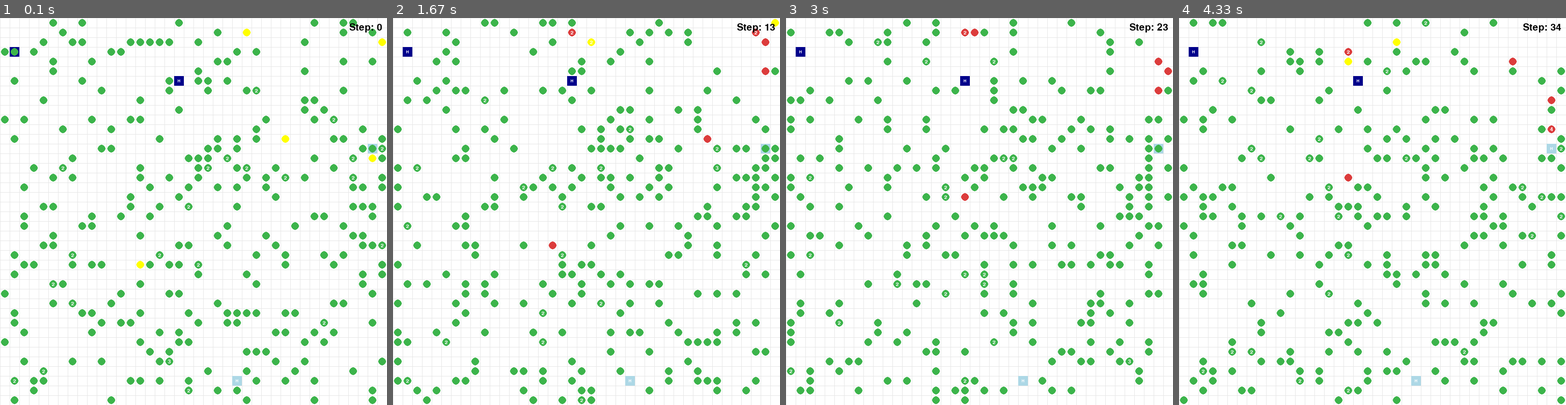
Above: before the commit, frames 1-4 (left to right).
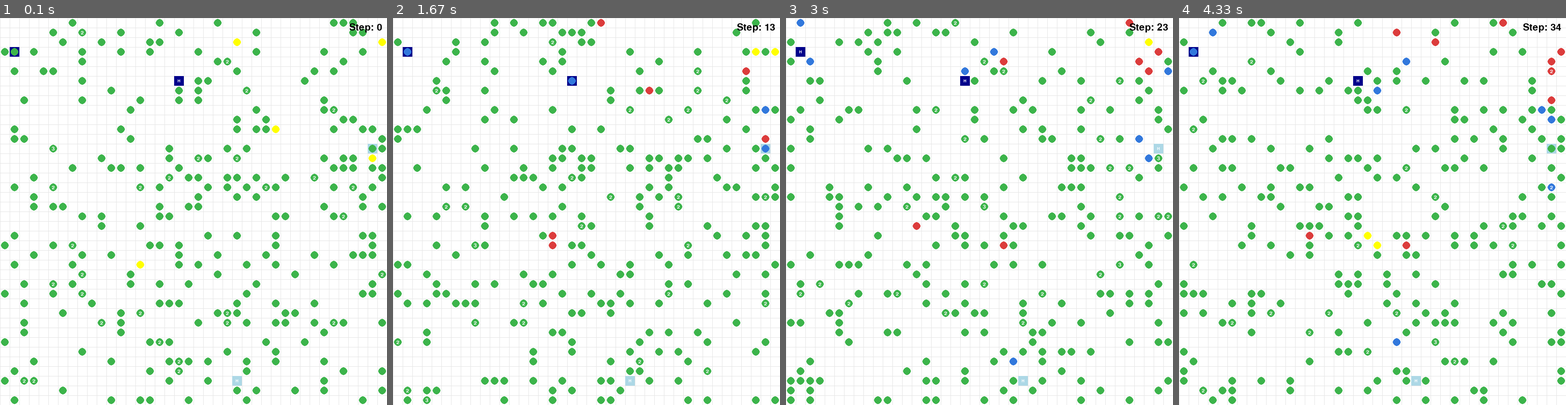
Above: after the commit, the same moments.

Repository: shaan101patel/Pandemic-Flu-Spread-Simulation
Game: pygame game, started from src/main.py
The game is run twice, just before and just after one commit, with the same random seed, the same clock (stepped at 60 frames per second) and the same inputs.
Inputs:
- Up to frame 1 (0.1 s): no input
- Up to frame 2 (1.67 s): no input
- Up to frame 3 (3 s): no input
- Up to frame 4 (4.33 s): no input

The runs differ from the first frame. In frame 1, 12% of the frame differs, in the area x 0-100%, y 0-100%; in frame 2, 13%; in frame 3, 13%; in frame 4, 14%.

Commit message:
Added vaccination & immunity mechanics

Diff:
--- a/src/main.py
+++ b/src/main.py
@@ -75,10 +75,14 @@
         for i in range(10):
             should_continue = step_fn()
             if should_continue is False:
-                print(f"Simulation ended early at step {i}: All agents are either healthy or infected.")
+                print(f"Simulation ended early at step {i}: All agents are healthy, immune, or infected.")
                 break
         print("Final Grid State (headless run):")
         print(map)
+
+        # Print stats
+        immune_count = sum(1 for a in agents if a.health == "immune")
+        print(f"Total Immune Agents: {immune_count}")
 
     pass
 
--- a/src/models/agent.py
+++ b/src/models/agent.py
@@ -11,10 +11,11 @@
         self.health = health
         self.mask = mask
         self.days_infected = 0
+        self.vaccine_doses = 0
 
 
     def get_info(self) -> str:
-        return f"Agent ID: {self.id}, Name: {self.name}, Age: {self.age}, Location: {self.location}, Health: {self.health}"
+        return f"Agent ID: {self.id}, Name: {self.name}, Age: {self.age}, Location: {self.location}, Health: {self.health}, Doses: {self.vaccine_doses}"
 
     def move(self, new_location: tuple):
         self.location = new_location
--- a/src/models/hospital.py
+++ b/src/models/hospital.py
@@ -20,6 +20,9 @@
         else:
             return False
 
+    def has_vaccines(self) -> bool:
+        return self.active and self.vaccine_capacity > 0
+
     def update_occupancy(self, count: int):
         self.current_patients = count
         if self.current_patients > self.bed_capacity:
--- a/src/simulation/engine.py
+++ b/src/simulation/engine.py
@@ -102,38 +102,11 @@
     if not living_agents:
         return True
 
-    all_healthy = all(ag.health == "healthy" for ag in living_agents)
+    all_healthy_or_immune = all(ag.health in ["healthy", "immune"] for ag in living_agents)
     all_infected = all(ag.health in ["infected", "infectious"] for ag in living_agents)
-    return all_healthy or all_infected
-
-
-
-
-
-
-
-
-
-# Main simulation step:
-
-def step(agents, hospitals, grid, StateSpace):
-    # Moves each agent one step to a random neighboring cell (including staying put),
-    # then rebuilds the grid occupancy accordingly.
-
-    active_hospitals = [h for h in hospitals if h.active]
-
-    for ag in agents:
-        if ag.health == "dead":
-            continue
-
-        # given that symptoms often appearing around 5-6 days after exposure. and a chance of infected constanlty chaning minds about 50% of the time:
-        if ag.healthStatus() != "healthy" and active_hospitals and ag.days_infected >= 6 and np.random.rand() < 0.5:
-            findHosp(active_hospitals, ag, StateSpace)
-        else:
-            randomWalk(ag, StateSpace)
-
-    # --- Disease Transmission Logic ---
-    # Group agents by location
+    return all_healthy_or_immune or all_infected
+
+def group_agents_by_location(agents):
     location_agents = {}
     for ag in agents:
         if ag.health == "dead":
@@ -142,21 +115,33 @@
         if loc not in location_agents:
             location_agents[loc] = []
         location_agents[loc].append(ag)
-
+    return location_agents
+
+def process_disease_transmission(location_agents):
     # Check transmission within each cell
     for loc, cell_agents in location_agents.items():
         # Check if there is at least one sick person (infected or infectious)
         if any(a.health in ["infected", "infectious"] for a in cell_agents):
             for a in cell_agents:
                 if a.health == "healthy":
-                    # Sample from normal distribution based on age
-                    mean, sd = get_age_based_params(a.age)
-                    val = np.random.normal(mean, sd)
-                    if val > 0:
-                        a.updateHealth("infected")
-                        a.days_infected = 0
-
-    # --- Disease Progression Logic ---
+                    # Check immunity based on doses
+                    infection_risk_multiplier = 1.0
+                    if a.vaccine_doses == 1:
+                        infection_risk_multiplier = 0.3 # 70% immunity
+                    elif a.vaccine_doses >= 2:
+                        infection_risk_multiplier = 0.0 # 100% immunity
+
+                    if infection_risk_multiplier > 0:
+                        # Sample from normal distribution based on age
+                        mean, sd = get_age_based_params(a.age)
+                        val = np.random.normal(mean, sd)
+                        if val > 0:
+                            # Apply immunity reduction
+                            if np.random.rand() < infection_risk_multiplier:
+                                a.updateHealth("infected")
+                                a.days_infected = 0
+
+def process_disease_progression(agents):
     for ag in agents:
         if ag.health == "infected":
             ag.days_infected += 1
@@ -177,6 +162,38 @@
                     ag.updateHealth("dead")
                     print(f"Agent {ag.id} has died after being infectious for {ag.days_infected} days.")
 
+
+
+
+
+
+
+
+# Main simulation step:
+
+def step(agents, hospitals, grid, StateSpace):
+    # Moves each agent one step to a random neighboring cell (including staying put),
+    # then rebuilds the grid occupancy accordingly.
+
+    active_hospitals = [h for h in hospitals if h.active]
+
+    for ag in agents:
+        if ag.health == "dead":
+            continue
+
+        # Probabilistic Vaccine Seeking
+        # Every agent (regardless of health) has a small random chance each step to seek vaccine
+        if active_hospitals and np.random.rand() < 0.05:
+            findHosp(active_hospitals, ag, StateSpace)
+        else:
+            randomWalk(ag, StateSpace)
+
+    location_agents = group_agents_by_location(agents)
+
+    process_disease_transmission(location_agents)
+
+    process_disease_progression(agents)
+
     # --- Hospital Interaction Logic ---
     for hosp in hospitals:
         # Count agents at this hospital's location
@@ -185,10 +202,12 @@
 
         if hosp.active:
             for ag in patients_here:
-                if ag.health in ["infected", "infectious"]:
+                # Any agent at the hospital can try to get vaccinated if they aren't fully immune
+                if ag.vaccine_doses < 2:
                     if hosp.administer_vaccine(1):
-                        ag.updateHealth("healthy")
-                        ag.days_infected = 0
+                        ag.vaccine_doses += 1
+                        if ag.vaccine_doses >= 2:
+                            ag.updateHealth("immune")
 
     # Rebuild the grid state each step
     grid.clear()
--- a/src/visulation/pygame_visualizer.py
+++ b/src/visulation/pygame_visualizer.py
@@ -73,14 +73,17 @@
         radius = int(cell_size * 0.4)
 
         # Determine color based on the most severe status in the cell
-        # Priority: Infectious (Red) > Infected (Yellow) > Healthy (Green)
+        # Priority: Infectious (Red) > Infected (Yellow) > Immune (Blue) > Healthy (Green)
         has_infectious = any(ag.health == "infectious" for ag in ag_list)
         has_infected = any(ag.health == "infected" for ag in ag_list)
+        has_immune = any(ag.health == "immune" for ag in ag_list)
 
         if has_infectious:
             color = RED
         elif has_infected:
             color = YELLOW
+        elif has_immune:
+            color = BLUE
         else:
             color = GREEN
 
